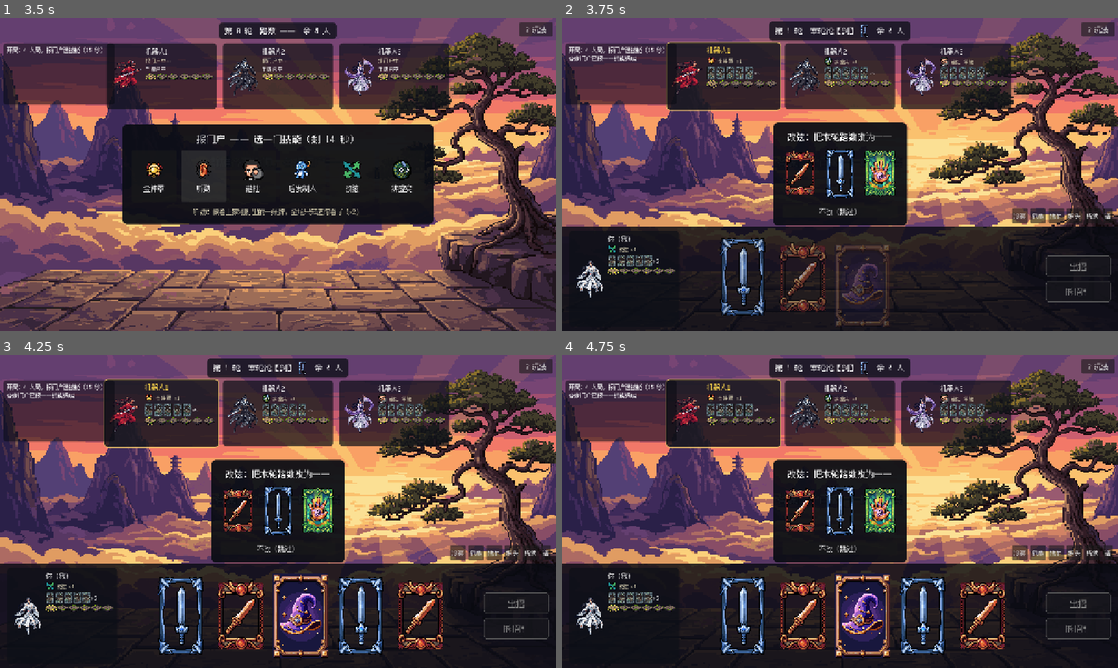
Above: before the commit, frames 1-4 (two rows, left to right).
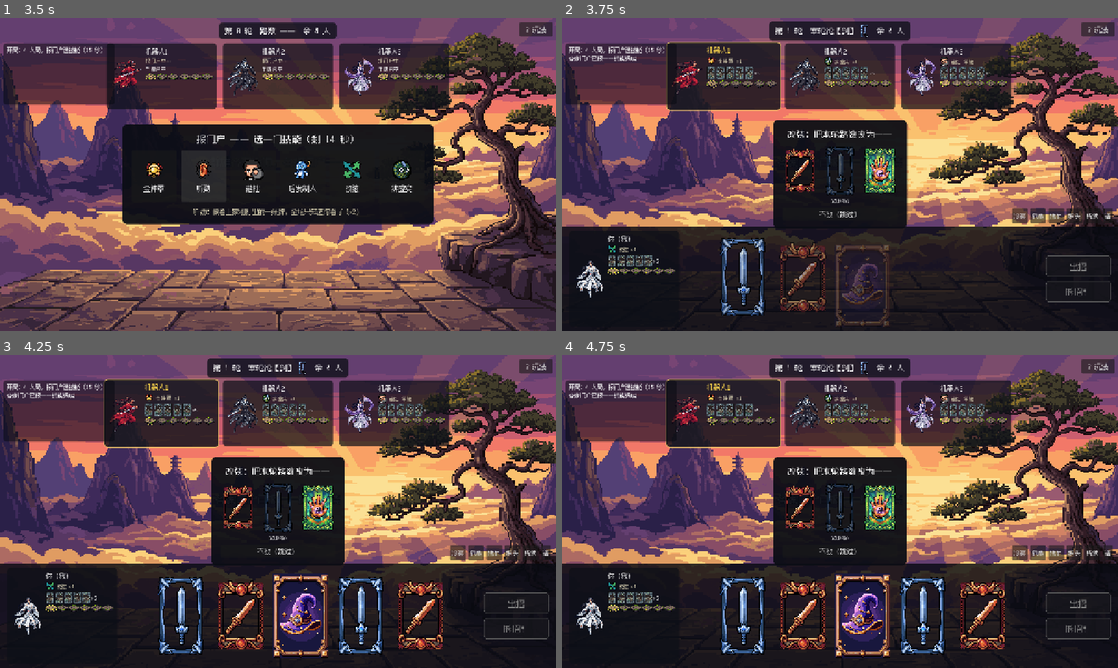
Above: after the commit, the same moments.

Repository: 99yyy/card-game
Game: Godot game, scene res://ui/table.tscn
The game is run twice, just before and just after one commit, with the same random seed, the same clock (stepped at 60 frames per second) and the same inputs.
Inputs (mouse positions are in pixels of both pictures, inside the frame that each line leads up to):
- Up to frame 1 (3.5 s): click "？玩法" at 0.5 s; click "单机练习" at 1.25 s; click (155, 177) at 2.02 s; click (205, 177) at 2.77 s
- Up to frame 2 (3.75 s): click (817, 177) at 3.52 s
- Up to frame 3 (4.25 s): no input
- Up to frame 4 (4.75 s): click (739, 614) at 4.27 s

Frame 1 is identical in both runs. In frame 2, 2.2% of the frame differs, in the area x 38-63%, y 32-68%; in frame 3, 2.3%, in the area x 38-62%, y 32-68%; in frame 4, 2.3%.

Commit message:
技能选择权审计：改弦弹层禁选当前路数（防自废技能）
六技能逐一核对'规则给选择、UI 是否剥夺'：
金钟罩/藏拙/后发制人为被动无选择 ✓；听劲/辨虚实上轮已修 ✓；
改弦弹层原可点当前路数（白烧一次使用并暴露行动）——现置灰并标'（现路数）'。

Co-Authored-By: Claude Fable 5 <noreply@anthropic.com>

Diff:
--- a/ui/table.gd
+++ b/ui/table.gd
@@ -98,6 +98,7 @@
 var _skill_pick_label: Label
 var _skill_desc_label: Label
 var _swap_modal: CenterContainer
+var _swap_suit_btns: Array = []        # 改弦的三张路数牌按钮（当前路数要禁用）
 var _probe_modal: CenterContainer      # 辨虚实：选石板
 var _probe_row: HBoxContainer
 var _listen_modal: CenterContainer     # 听劲：选看哪张
@@ -367,20 +368,31 @@
 	wv.add_child(wrow)
 	for s in Rules.PLAYABLE_SUITS:
 		var b := Button.new()
-		b.custom_minimum_size = Vector2(80, 120)
+		b.custom_minimum_size = Vector2(80, 132)
 		b.flat = true
 		b.focus_mode = Control.FOCUS_NONE
 		b.pressed.connect(_on_swap_suit.bind(s))
+		var bv := VBoxContainer.new()
+		bv.set_anchors_preset(Control.PRESET_FULL_RECT)
+		bv.alignment = BoxContainer.ALIGNMENT_CENTER
+		bv.add_theme_constant_override("separation", 2)
+		bv.mouse_filter = Control.MOUSE_FILTER_IGNORE
+		b.add_child(bv)
 		var tr := TextureRect.new()
-		tr.set_anchors_preset(Control.PRESET_FULL_RECT)
+		tr.custom_minimum_size = Vector2(80, 120)
 		tr.expand_mode = TextureRect.EXPAND_IGNORE_SIZE
 		tr.stretch_mode = TextureRect.STRETCH_KEEP_ASPECT_CENTERED
 		tr.mouse_filter = Control.MOUSE_FILTER_IGNORE
 		var tex: Texture2D = Art.card_tex(s)
 		if tex != null:
 			tr.texture = tex
-		b.add_child(tr)
+		bv.add_child(tr)
+		var tag := Label.new()
+		tag.add_theme_font_size_override("font_size", 11)
+		tag.horizontal_alignment = HORIZONTAL_ALIGNMENT_CENTER
+		bv.add_child(tag)
 		wrow.add_child(b)
+		_swap_suit_btns.append({"btn": b, "tex": tr, "tag": tag, "suit": s})
 	var skipb := Button.new()
 	skipb.text = "不改（跳过）"
 	skipb.focus_mode = Control.FOCUS_NONE
@@ -1050,8 +1062,15 @@
 	_set_modal(_skill_modal, picking)
 	if picking:
 		_skill_pick_label.text = "报门户 —— 选一门技能（剩 %d 秒）" % int(maxf(_skill_pick_left, 0.0))
-	_set_modal(_swap_modal, gs.phase == Rules.Phase.SWAP_WINDOW \
-		and _view.you.alive and _view.you.skill == Rules.Skill.GAIXIAN and _view.you.skill_uses_left > 0)
+	var swap_open: bool = gs.phase == Rules.Phase.SWAP_WINDOW \
+		and _view.you.alive and _view.you.skill == Rules.Skill.GAIXIAN and _view.you.skill_uses_left > 0
+	_set_modal(_swap_modal, swap_open)
+	if swap_open:
+		for it in _swap_suit_btns:
+			var is_cur: bool = int(it.suit) == int(_view.current_suit)
+			it.btn.disabled = is_cur
+			it.tex.modulate = Color(0.4, 0.4, 0.4) if is_cur else Color(1, 1, 1)
+			it.tag.text = "（现路数）" if is_cur else ""
 
 	if gs.phase == Rules.Phase.GAME_OVER:
 		_set_modal(_over_modal, true)
